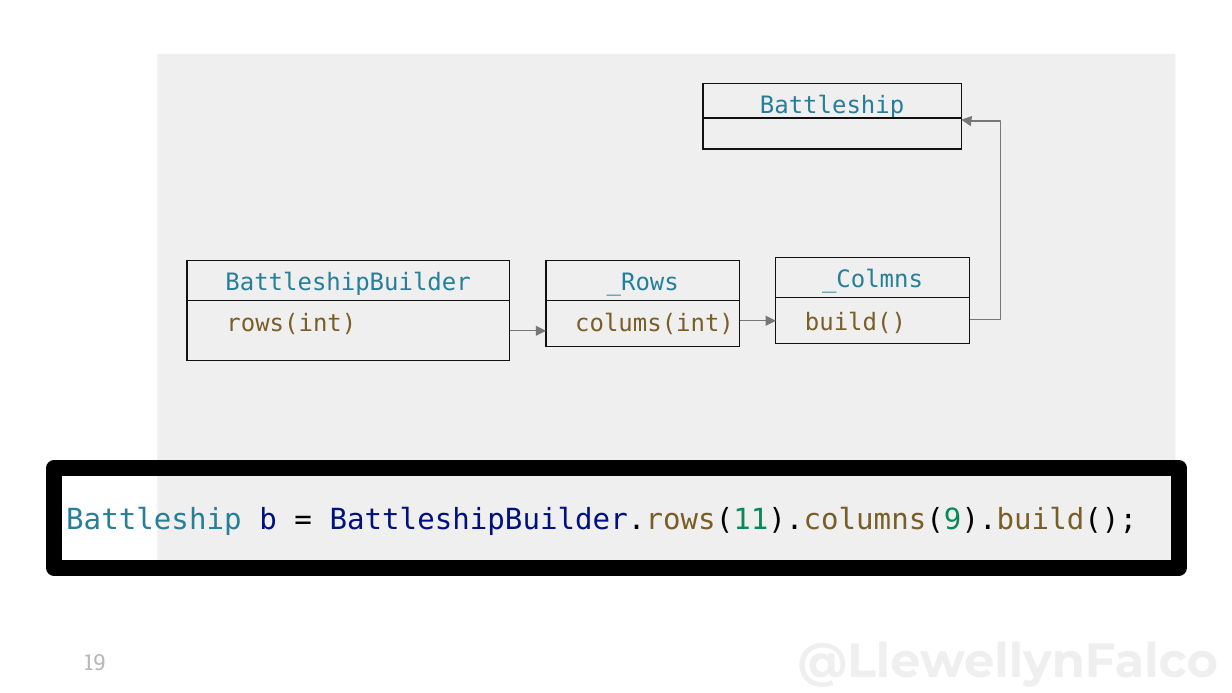
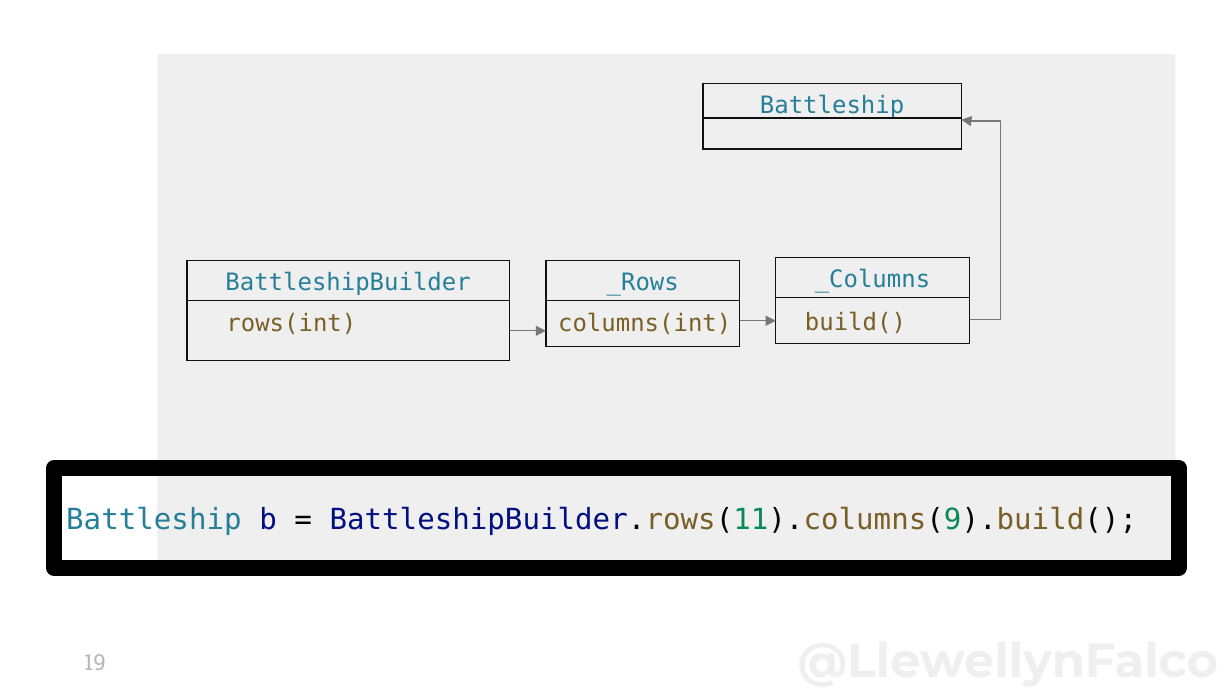
Before and after one commit to isidore/TestDrivenDevelopmentClass.Slides, a slide deck: slide 19 of Micro Api Design with Consume First.pptx. Drawn at 1232x693 pixels with LibreOffice and Linux fonts; fonts in the diff are those of the drawing. Boxes give left, top, right and bottom in pixels: in the first picture for what was removed or moved away, otherwise in the second. Text is boxed around its words. In the diff, an @@ line names an element or a change of style, - is before the commit and + after.

```diff
--- a/Micro Api Design with Consume First.pptx
+++ b/Micro Api Design with Consume First.pptx
@@ text at (815,268,930,293): text changed @@
-_Colmns
+_Columns
@@ text at (558,312,731,334): text changed @@
-colums(int)
+columns(int)
```
Also in this commit, not shown: 4 other slides changed, 1 slide removed, 1 other file.
